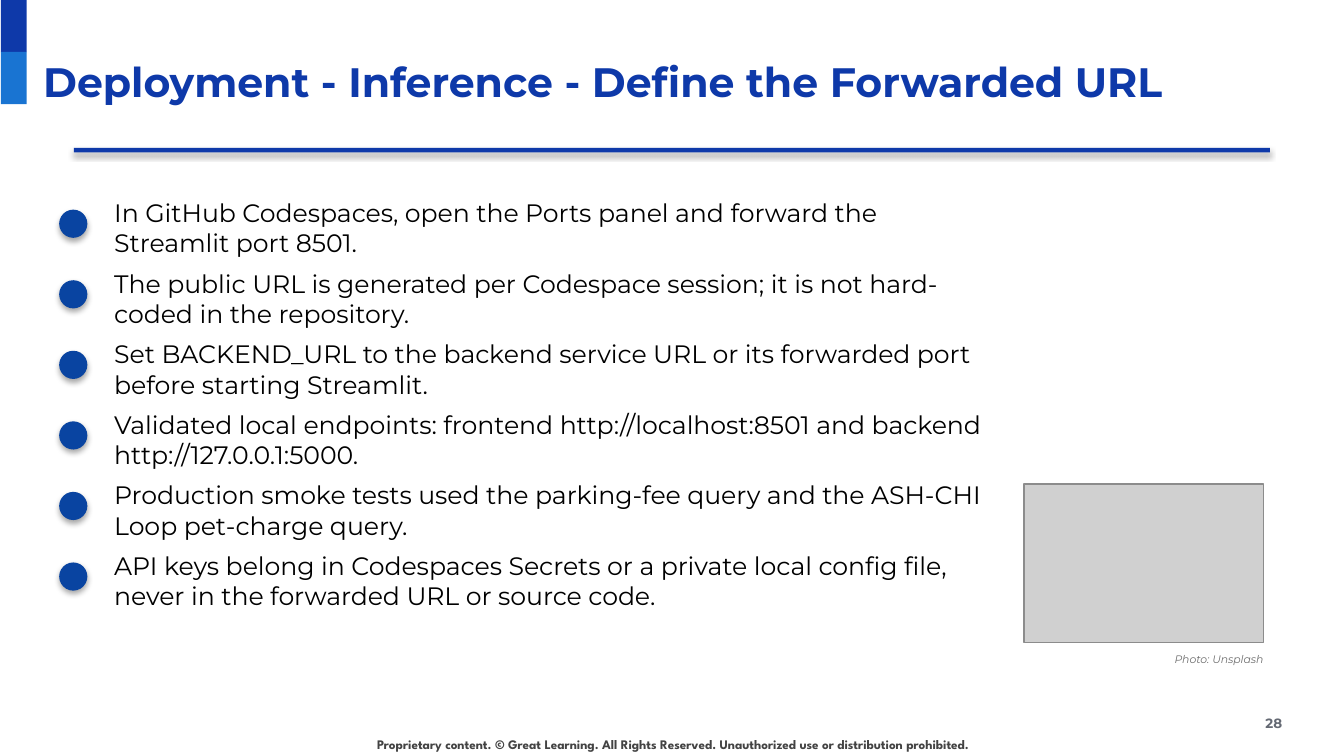
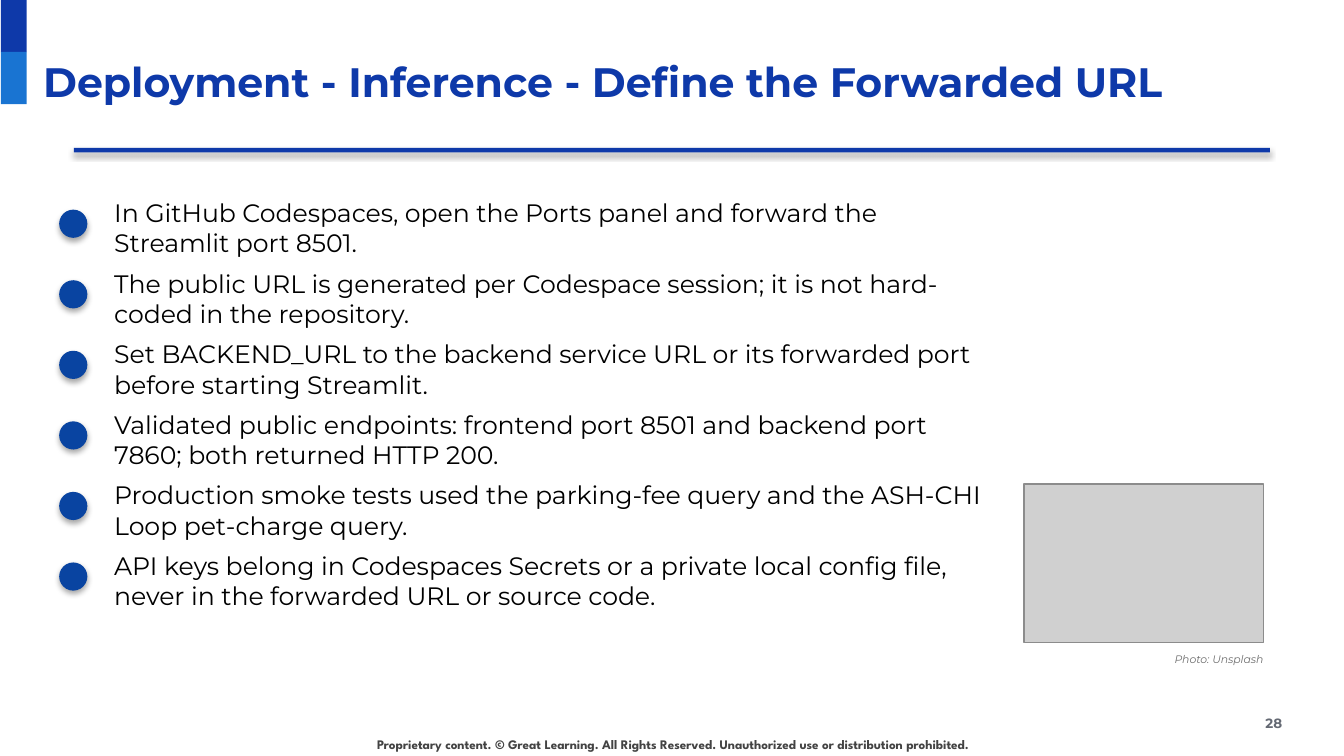
Before and after one commit to raovutukoor1/aurora-stay-qna-120-token-option, a slide deck: slide 28 of presentations/Aurora_Stays_RAG_120_Token_Option.pptx. Drawn at 1344x756 pixels with LibreOffice and Linux fonts; fonts in the diff are those of the drawing; grey boxes stand for pictures; background and template pictures are left out. Boxes give left, top, right and bottom in pixels: in the first picture for what was removed or moved away, otherwise in the second. Text is boxed around its words. In the diff, an @@ line names an element or a change of style, - is before the commit and + after.

Commit message:
Update 120-token deployment slides with Codespaces validation

```diff
--- a/presentations/Aurora_Stays_RAG_120_Token_Option.pptx
+++ b/presentations/Aurora_Stays_RAG_120_Token_Option.pptx
@@ text at (114, 415, 927, 468): text changed @@
-Validated local endpoints: frontend http://localhost:8501 and backend http://127.0.0.1:5000.
+Validated public endpoints: frontend port 8501 and backend port 7860; both returned HTTP 200.
```
Also in this commit, not shown: 21 other slides changed, 1 other file.
